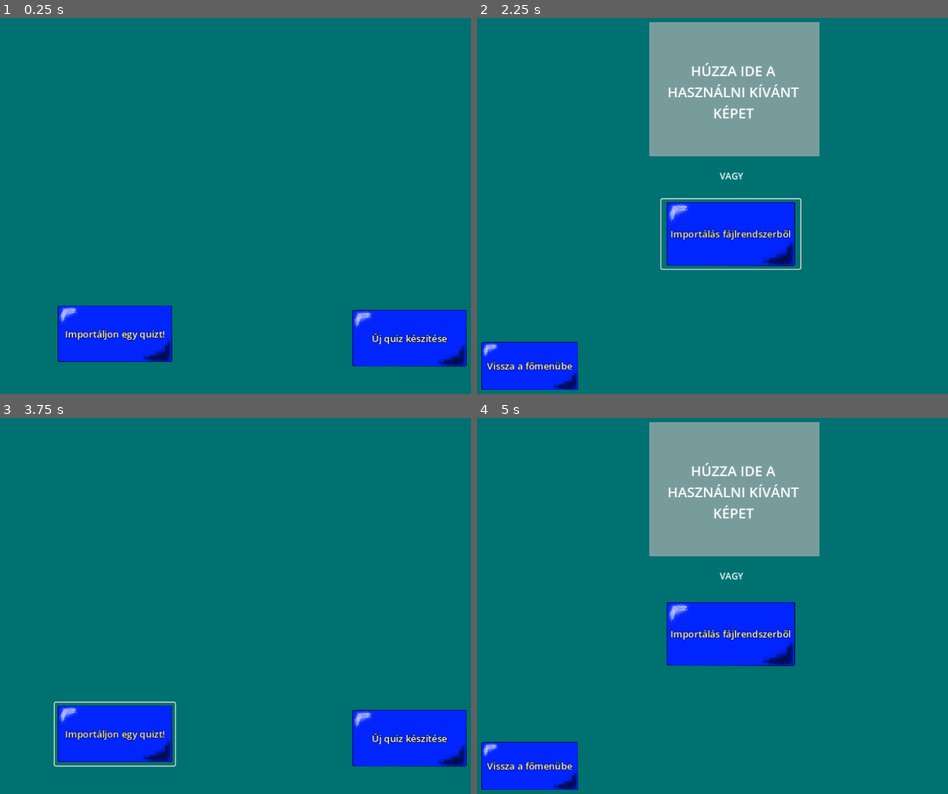
Above: before the commit, frames 1-4 (two rows, left to right).
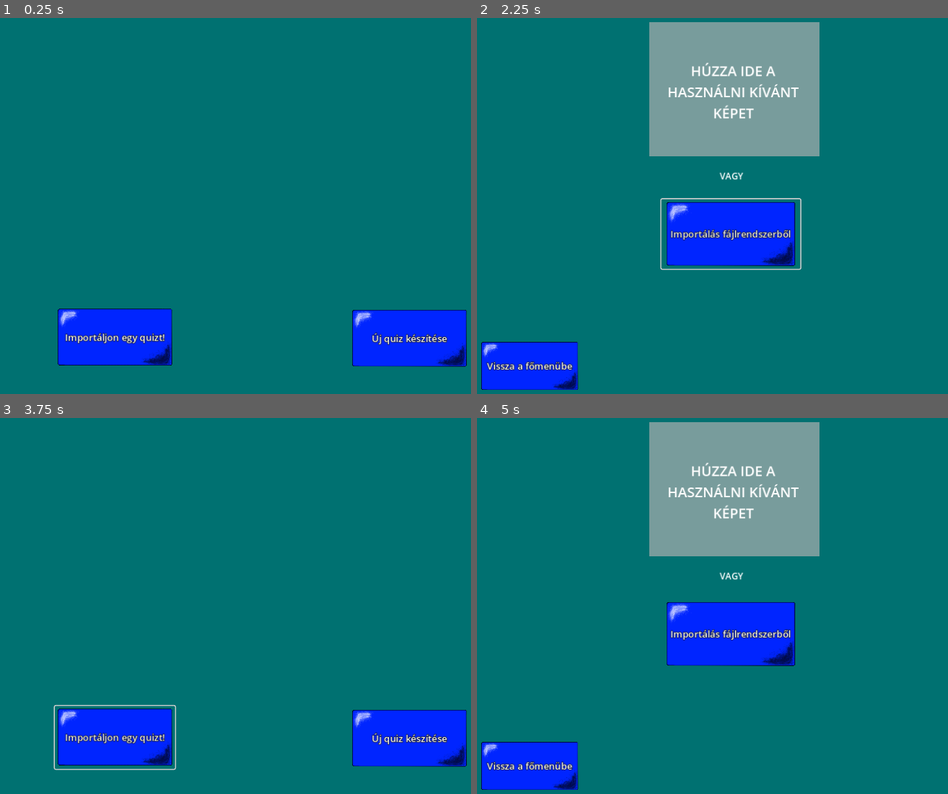
Above: after the commit, the same moments.

Repository: szuhi27/school-quiz-godot
Game: Godot game, scene res://main_menu.tscn
Same seed, same stepped clock (60 frames per second), same inputs: the game is played once before the commit and once after it.
Inputs:
- Up to frame 1 (0.25 s): no input
- Up to frame 2 (2.25 s): click "Importáljon egy quizt!" at 0.5 s; click "Új quiz készítése" at 1.25 s; click "Importálás fájlrendszerből" at 2 s
- Up to frame 3 (3.75 s): click "Vissza a főmenübe" at 2.75 s; click "Importáljon egy quizt!" at 3.5 s
- Up to frame 4 (5 s): click "Új quiz készítése" at 4.25 s

The runs differ from the first frame. In frame 1, 1.3% of the frame differs, in the area x 12-37%, y 76-93%; in frame 2, nothing differs; in frame 3, 1.7%, in the area x 11-38%, y 75-94%; in frame 4, nothing differs.

Commit message:
bugfix
import error label placement ant text fix

Diff:
--- a/main_menu.gd
+++ b/main_menu.gd
@@ -58,6 +58,7 @@
 				$Control2/AnswerBubblesGroup.show()
 				_create_answer_bubbles(data["answer_bubbles"])
 
+				$ImportGroup/ErrorLabel.text = ""
 				$ImportGroup.hide()
 			else:
 				$ImportGroup/ErrorLabel.text = WRONG_FILE
--- a/main_menu.tscn
+++ b/main_menu.tscn
@@ -144,10 +144,10 @@
 anchor_top = 1.0
 anchor_right = 1.0
 anchor_bottom = 1.0
-offset_left = 51.0
-offset_top = -128.0
-offset_right = -54.0
-offset_bottom = -44.0
+offset_left = 55.0
+offset_top = -309.0
+offset_right = -50.0
+offset_bottom = -225.0
 grow_horizontal = 2
 grow_vertical = 0
 label_settings = ExtResource("3_4kk3a")
@@ -161,9 +161,9 @@
 anchor_top = 1.0
 anchor_bottom = 1.0
 offset_left = 140.0
-offset_top = -198.0
+offset_top = -192.0
 offset_right = 356.0
-offset_bottom = -85.0
+offset_bottom = -79.0
 grow_vertical = 0
 theme = ExtResource("7_7bjvb")
 text = "Importáljon egy quizt!"
